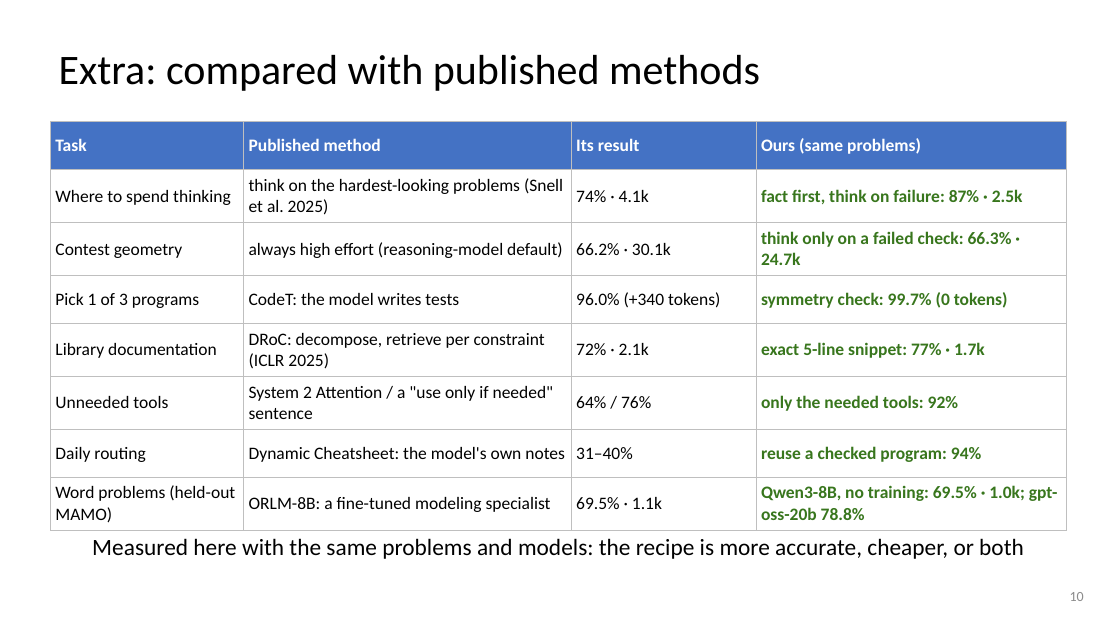
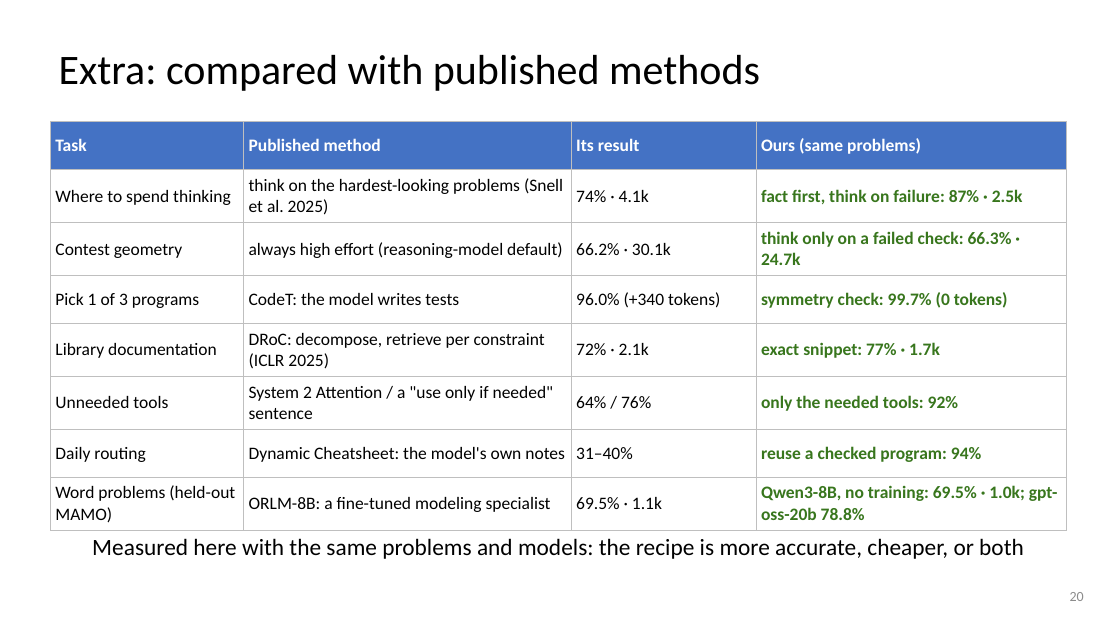
Before and after one commit to dlwns147/CSED490E_Project_Team5, a slide deck: slide 20 of PROPOSAL_slides.pptx (slide 10 before the commit). Drawn at 1120x630 pixels with LibreOffice and Linux fonts; fonts in the diff are those of the drawing. Boxes give left, top, right and bottom in pixels: in the first picture for what was removed or moved away, otherwise in the second. Text is boxed around its words. In the diff, an @@ line names an element or a change of style, - is before the commit and + after.

```diff
--- a/PROPOSAL_slides.pptx
+++ b/PROPOSAL_slides.pptx
@@ table at box(50, 122, 1067, 527) @@
-row 5, column 4: exact 5-line snippet: 77% · 1.7k
+row 5, column 4: exact snippet: 77% · 1.7k
@@ page number at box(1070, 592, 1084, 601): text changed @@
-10
+20
```
Also in this commit, not shown: 6 other slides changed, 4 slides added, 4 slides removed, 10 other files.
